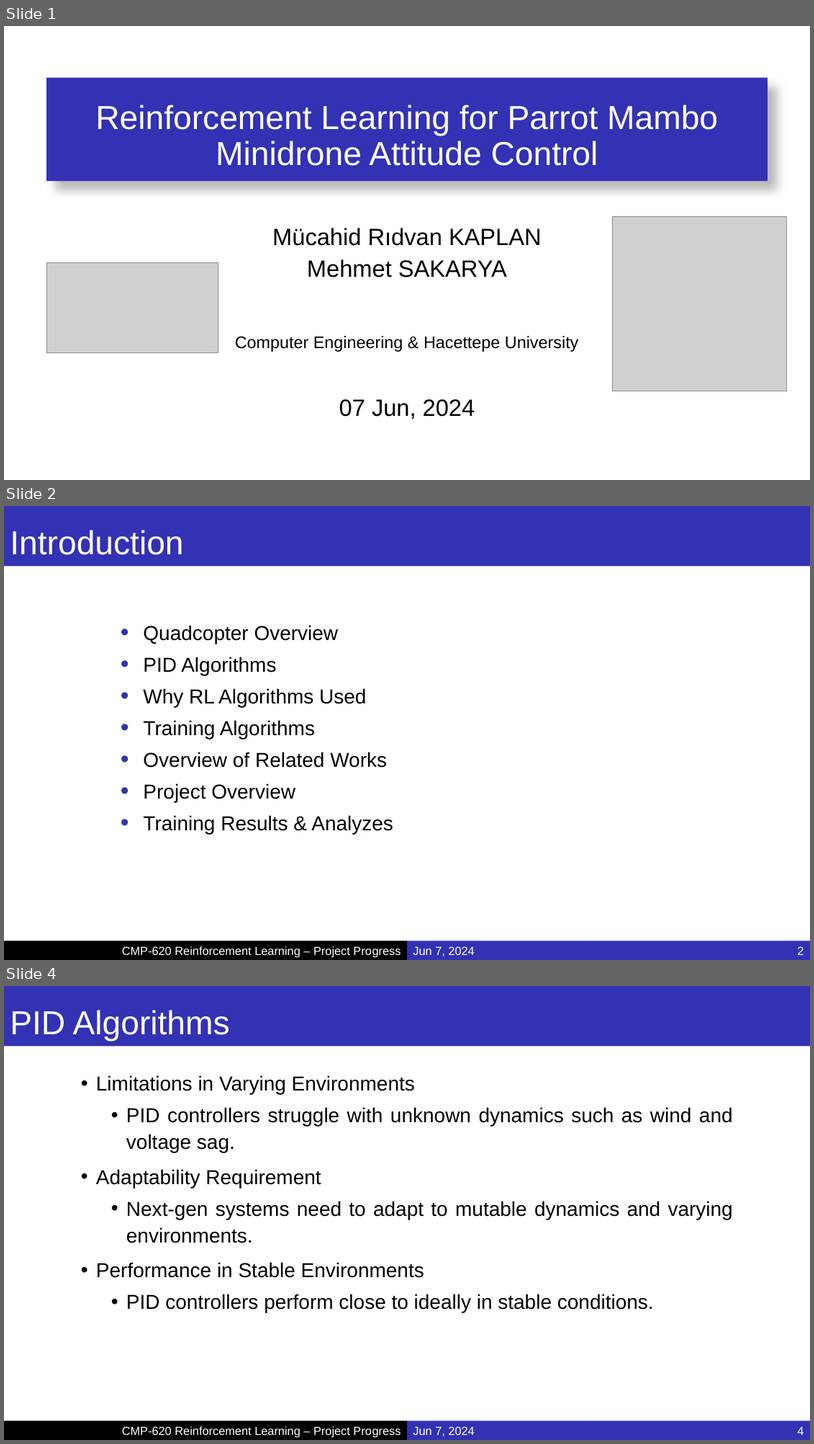
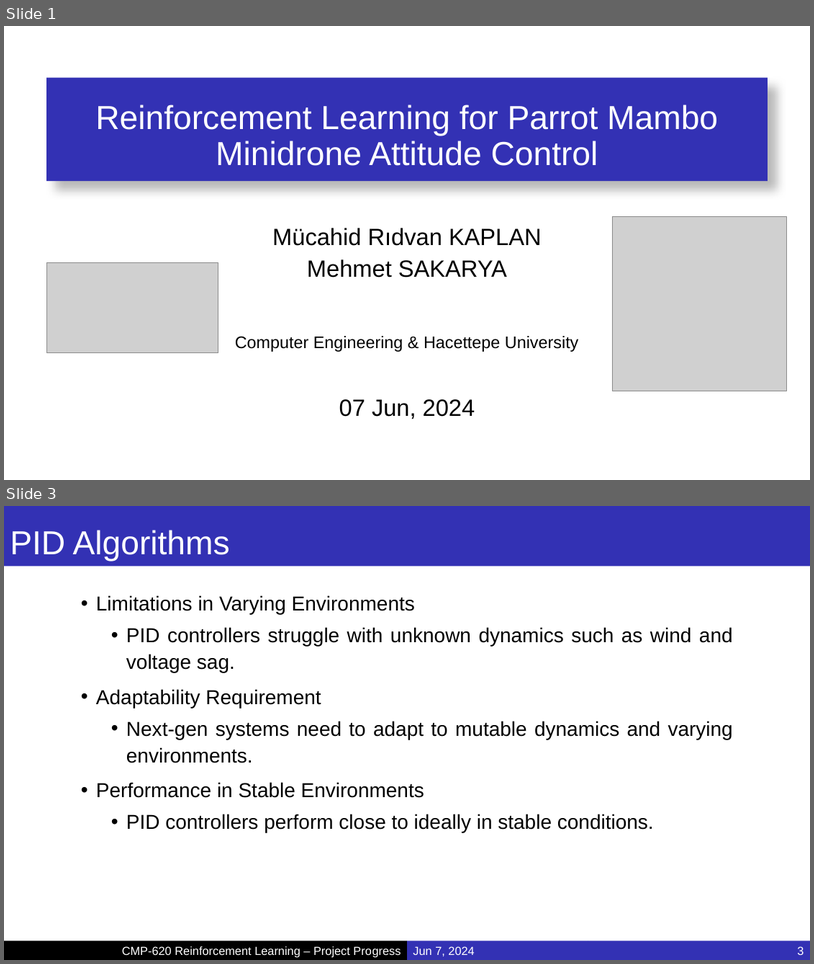
Before and after one commit to MucahidRidvanKaplan/ParrotQuadcopterRL, a slide deck: Presentations/Project_Final.pptx. Shown one above the other, each under a label of ours: slides 1, 2 and 4 before the commit, slides 1 and 3 after it; the slides between them are not shown. The pictures are 814x1444 and 814x964 pixels, drawn with LibreOffice and Linux fonts; fonts in the diff are those of the drawing; grey boxes stand for pictures; background and template pictures are left out. Boxes give left, top, right and bottom in pixels: in the first picture for what was removed or moved away, otherwise in the second. Text is boxed around its words. In the diff, an @@ line names an element or a change of style, - is before the commit and + after.

Commit message:
Slide orders is suitable now, only results and conclusion texts should be written

```diff
--- a/Presentations/Project_Final.pptx
+++ b/Presentations/Project_Final.pptx
@@ slide 2 removed at bbox=[4, 506, 810, 960], background #FFFFFF @@
@@ title removed at bbox=[4, 506, 810, 566] @@
-Introduction
@@ text removed at bbox=[143, 625, 394, 834] @@
-  • Quadcopter Overview
-  • PID Algorithms
-  • Why RL Algorithms Used
-  • Training Algorithms
-  • Overview of Related Works
-  • Project Overview
-  • Training Results & Analyzes
@@ rectangle removed at bbox=[4, 940, 407, 960] @@
-CMP-620 Reinforcement Learning – Project Progress
@@ rectangle removed at bbox=[407, 940, 589, 960] @@
-Jun 7, 2024
@@ page number removed at bbox=[589, 940, 810, 960] @@
-2
@@ what was slide 4 is now slide 3 @@
@@ page number at bbox=[797, 946, 804, 955]: text changed @@
-4
+3
```
Also in this commit, not shown: 14 slides changed.
